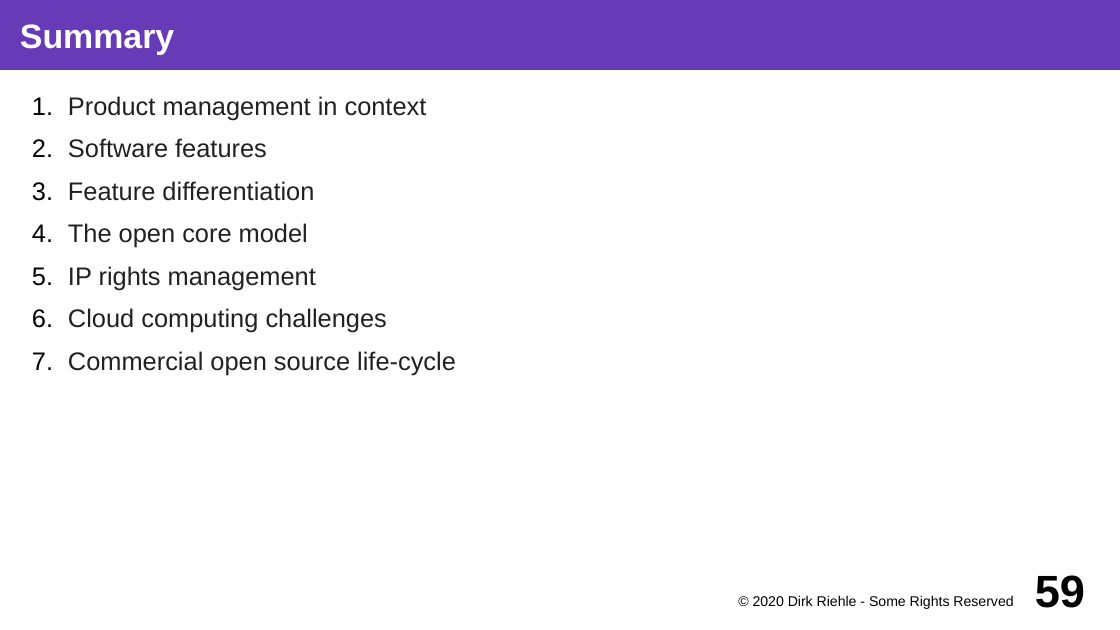
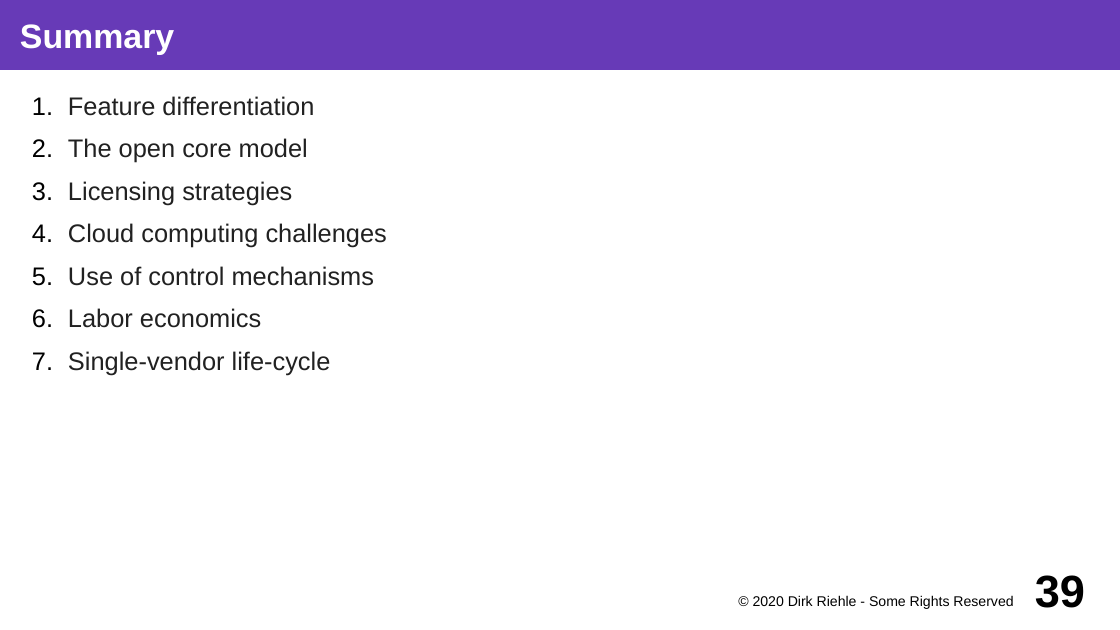
Before and after one commit to dirkriehle/coss-course, a slide deck: slide 39 of Lecture slides/COSS C04 - Product Strategies.odp (slide 59 before the commit). Drawn at 1120x630 pixels with LibreOffice and Linux fonts; fonts in the diff are those of the drawing. Boxes give left, top, right and bottom in pixels: in the first picture for what was removed or moved away, otherwise in the second. Text is boxed around its words. In the diff, an @@ line names an element or a change of style, - is before the commit and + after.

Commit message:
Removed product management part from product strategies, refined cloud computing aspects

```diff
--- a/Lecture slides/COSS C04 - Product Strategies.odp
+++ b/Lecture slides/COSS C04 - Product Strategies.odp
@@ text at bbox=[68, 96, 427, 158]: paragraphs removed @@
-1. Product management in context
-2. Software features
@@ text at bbox=[68, 181, 292, 205]: text changed @@
-5. IP rights management
+3. Licensing strategies
@@ text at bbox=[68, 266, 374, 375]: text changed @@
-7. Commercial open source life-cycle
+5. Use of control mechanisms
+6. Labor economics
+7. Single-vendor life-cycle
@@ page number at bbox=[1035, 575, 1085, 608]: text changed @@
-59
+39
```
Also in this commit, not shown: 21 other slides changed, 2 slides added, 22 slides removed, 14 other files.
